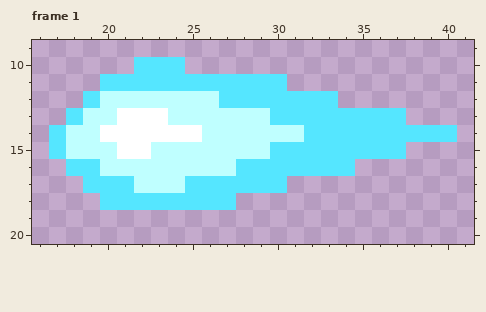
File history of a pixel-art file, Main Build/Art/Ghost Fireball.aseprite. The picture above was drawn from the file before the commit.
32x16 pixels, 2 frames. Shown: frame 1: x 16..41, y 9..20. The old version is drawn lined up with the new one, on the new canvas. The commit also changed other frames, which this record leaves out.
After:
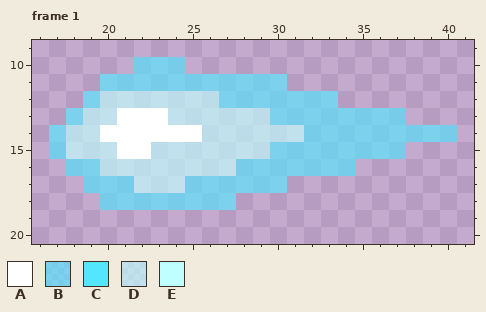
Palette (. is transparent): A #ffffff  B #55e6ffa6  C #55e6ff  D #bfffffa6  E #bfffff
Edits made:
canvas 32x16 -> 44x32, the old top-left corner now at 12,7
--- frame 1
@@ x 16..41 @@
  9 ..........................
-10 ......CCC.................
-11 ....CCCCCCCCCCC...........
-12 ...CEEEEEEECCCCCCC........
-13 ..CEEAAAEEEEEECCCCCCCC....
-14 .CEEAAAAAAEEEEEECCCCCCCCC.
-15 .CEEEAAEEEEEEECCCCCCCC....
-16 ..CCEEEEEEEECCCCCCC.......
-17 ...CCCEEECCCCCC...........
-18 ....CCCCCCCC..............
+10 ......BBB.................
+11 ....BBBBBBBBBBB...........
+12 ...BDDDDDDDBBBBBBB........
+13 ..BDDAAADDDDDDBBBBBBBB....
+14 .BDDAAAAAADDDDDDBBBBBBBBB.
+15 .BDDDAADDDDDDDBBBBBBBB....
+16 ..BBDDDDDDDDBBBBBBB.......
+17 ...BBBDDDBBBBBB...........
+18 ....BBBBBBBB..............
 19 ..........................
Pixel boxes of the changes (left, top, right, bottom) in both pictures:
changed: (49, 57, 457, 210)
